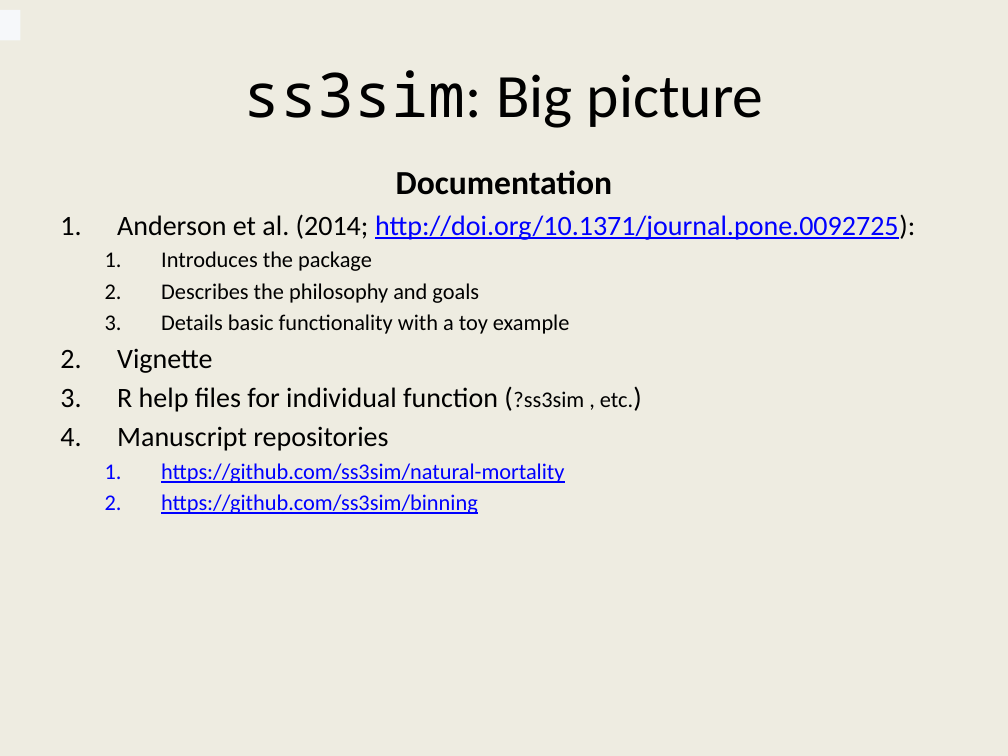
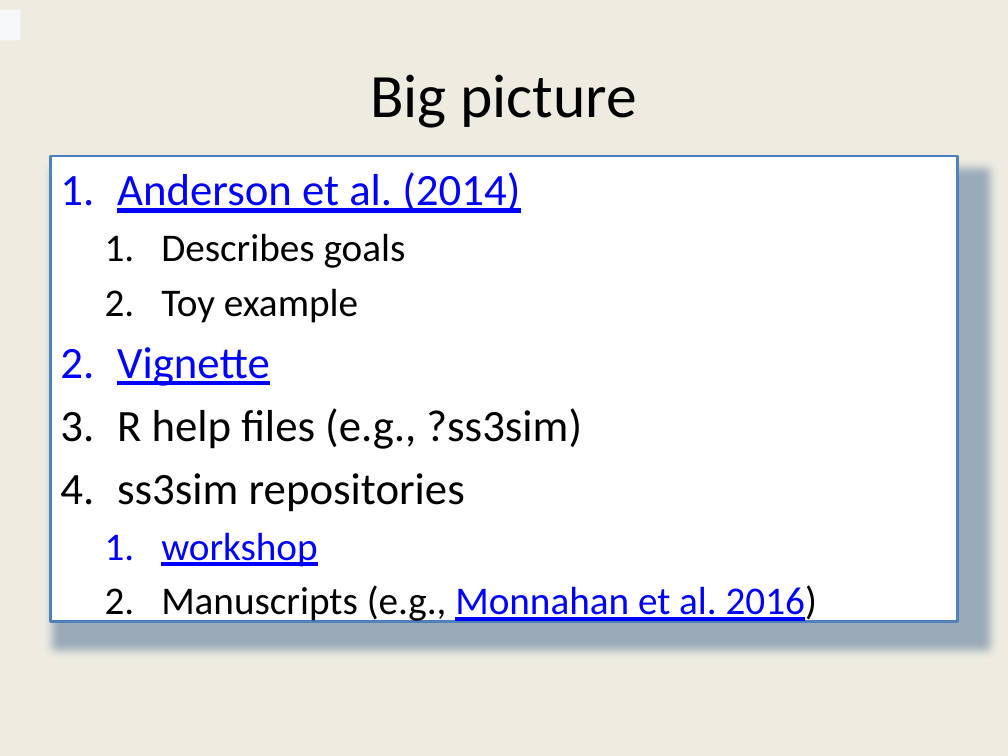
Before and after one commit to ss3sim/workshop, a slide deck: slide 8 of ss3sim_workshop.pptx (slide 6 before the commit). Drawn at 1008x756 pixels with LibreOffice and Linux fonts; fonts in the diff are those of the drawing. Boxes give left, top, right and bottom in pixels: in the first picture for what was removed or moved away, otherwise in the second. Text is boxed around its words. In the diff, an @@ line names an element or a change of style, - is before the commit and + after.

Commit message:
Update power point for workshop

```diff
--- a/ss3sim_workshop.pptx
+++ b/ss3sim_workshop.pptx
@@ title at [370,74,638,128]: text changed @@
-ss3sim: Big picture
+Big picture
@@ text added at [50,156,958,622], fill #FFFFFF, outline #4F81BD 2 pt, 32 pt, text #000000 @@
+1. Anderson et al. (2014)
+  1. Describes goals
+  2. Toy example
+2. Vignette
+3. R help files (e.g., ?ss3sim)
+4. ss3sim repositories
+  1. workshop
+  2. Manuscripts (e.g., Monnahan et al. 2016)
@@ text removed at [117,170,915,514] @@
-Documentation
-1. Anderson et al. (2014; http://doi.org/10.1371/journal.pone.0092725):
-  1. Introduces the package
-  2. Describes the philosophy and goals
-  3. Details basic functionality with a toy example
-2. Vignette
-3. R help files for individual function (?ss3sim , etc.)
-4. Manuscript repositories
-  1. https://github.com/ss3sim/natural-mortality
-  2. https://github.com/ss3sim/binning
```
Also in this commit, not shown: 25 other slides changed, 5 slides added, 2 slides removed.
